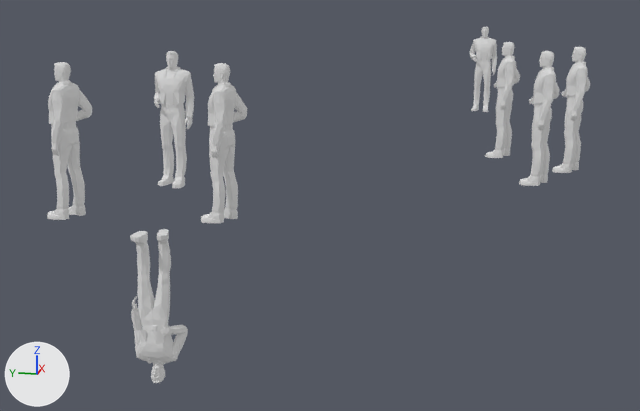
What one commit did to the Blender file Assets/SCENES/m08_offer.blend.
The view is the same before and after, from a 50 mm lens placed at (-7.52, -1.85, 2.66), pointed at (6.64, 0.98, -0.88). Lighting does not change. The marker at lower left points along +X, +Y and +Z. The older version comes first.

Names of what the first picture shows: 'Char_brighton', 'Char_darcy', 'Char_kaitlyn', 'Char_trent', 'point_darcy_sit', 'point_darcy_walk', 'point_trent_sit', 'point_trent_walk'.
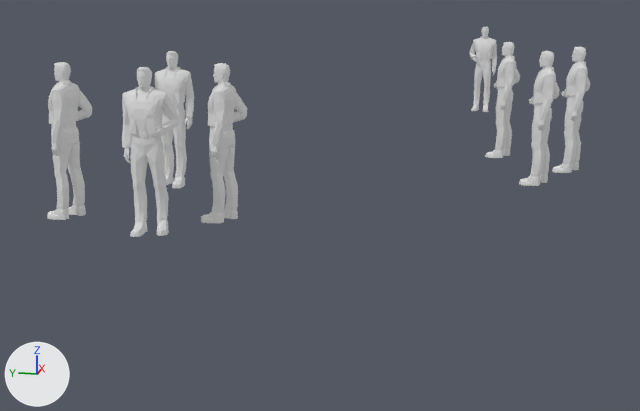
Edits to the bpy script that builds the scene:
```text
Change ob_char_brighton:
    ob_char_brighton.rotation_euler: (-1.571, 0.0, -1.571) -> (1.571, 0.0, 1.571)  # degrees (-90, 0, -90) -> degrees (90, 0, 90)
    ob_char_brighton.scale: (1.0, 1.0, 1.0) -> (-1.0, 1.0, 1.0)
```

What differs and where, as boxes [x1, y1, x2, y2] in the pictures (640 x 411 px):
'Char_brighton', turned, rescaled
    before: [130, 229, 188, 383]
    after: [122, 67, 180, 237]
